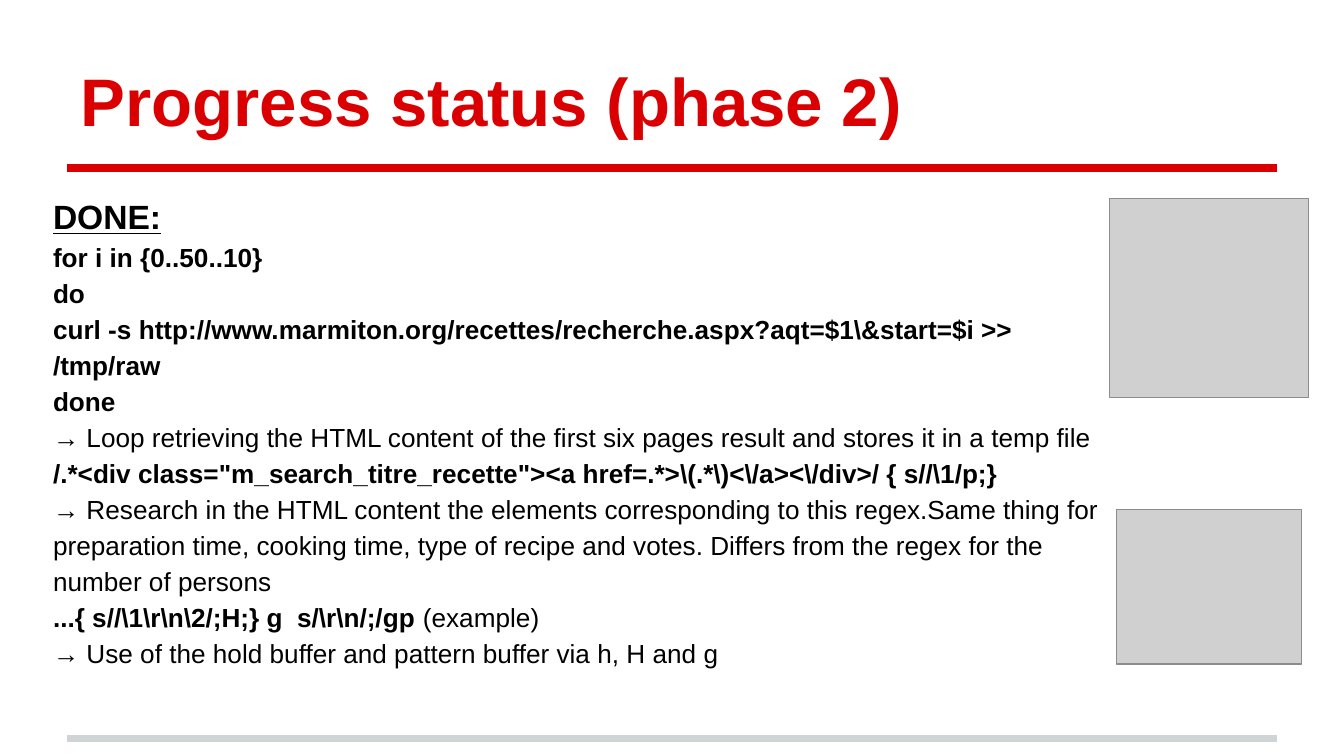
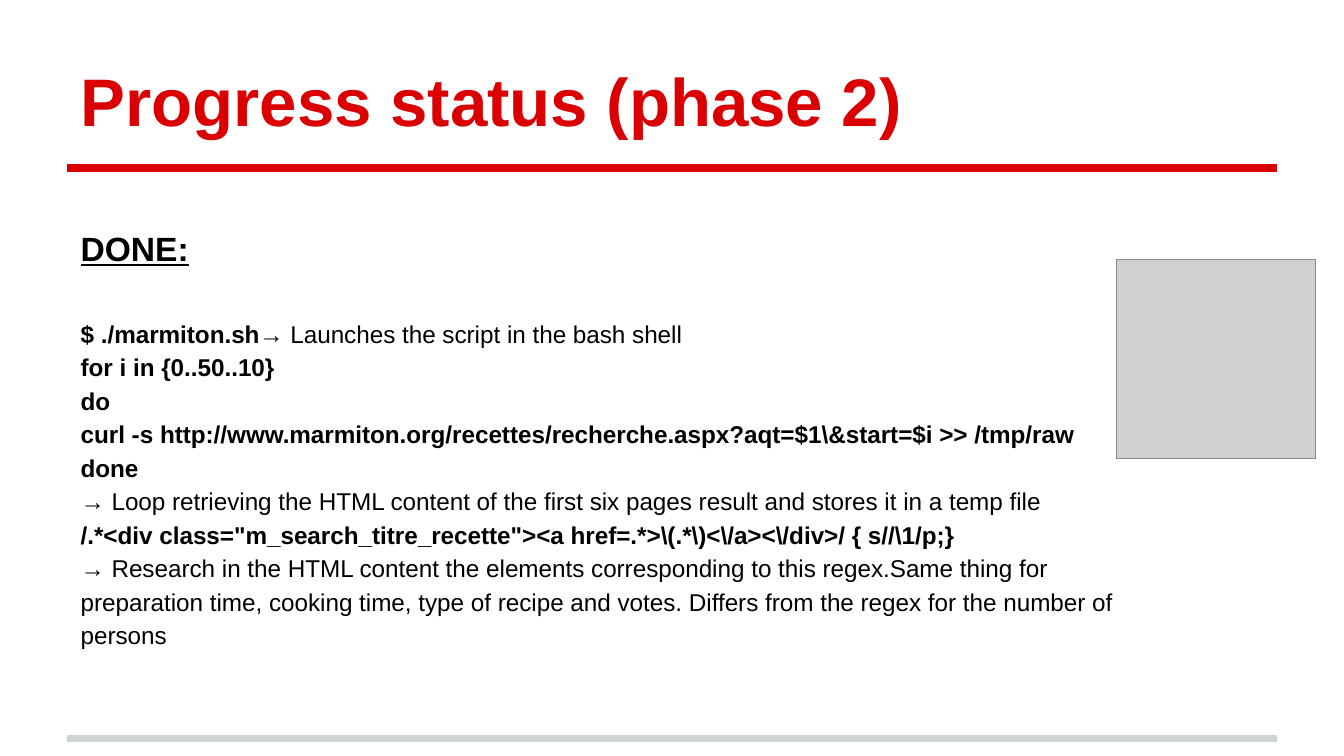
Before and after one commit to kiago/isepse2014, a slide deck: slide 5 of projects/marmiton/Marmiton_project.pptx (slide 4 before the commit). Drawn at 1344x756 pixels with LibreOffice and Linux fonts; fonts in the diff are those of the drawing; grey boxes stand for pictures. Boxes give left, top, right and bottom in pixels: in the first picture for what was removed or moved away, otherwise in the second. Text is boxed around its words. In the diff, an @@ line names an element or a change of style, - is before the commit and + after.

Commit message:
modify powerpoint, update script marmiton.sh, add while question in qsts_sys_ex.txt, update project explanations in Système_exploitation.txt

```diff
--- a/projects/marmiton/Marmiton_project.pptx
+++ b/projects/marmiton/Marmiton_project.pptx
@@ text "DONE:": place and size @@
-text "DONE:" at (53, 205, 1098, 669)
+text "DONE:" at (81, 237, 1112, 649)
@@ picture: place and size @@
-picture at (1110, 199, 1309, 398)
+picture at (1117, 259, 1316, 458)
@@ text at (101, 325, 682, 348): paragraph added @@
+$ ./marmiton.sh→ Launches the script in the bash shell
@@ text at (81, 358, 1112, 649): size 14 to 13 pt in "for i in {0..50..10}", "do", "curl -s http://www.marmiton.org/recettes/recherche.aspx?aqt= ...", "done" and 3 more places @@
@@ picture removed at (1117, 509, 1302, 664) @@
@@ text at (86, 608, 719, 669): paragraphs removed @@
-...{ s//\1\r\n\2/;H;} g s/\r\n/;/gp (example)
-→ Use of the hold buffer and pattern buffer via h, H and g
```
Also in this commit, not shown: 3 other slides changed, 3 slides added, 5 other files.
